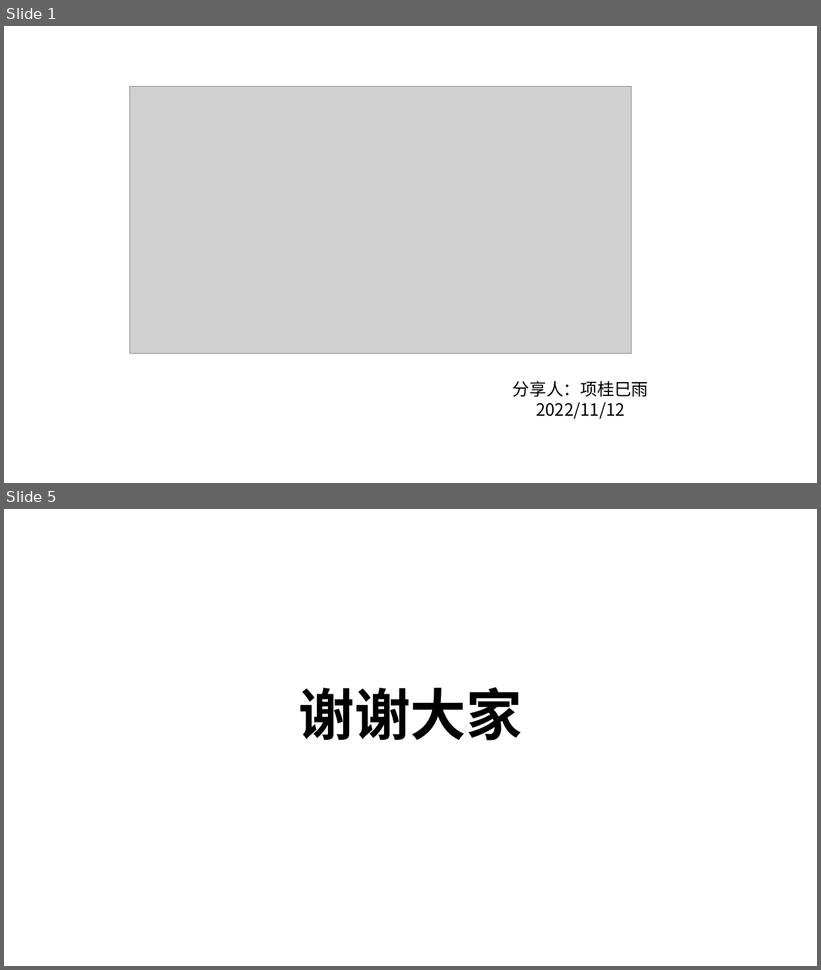
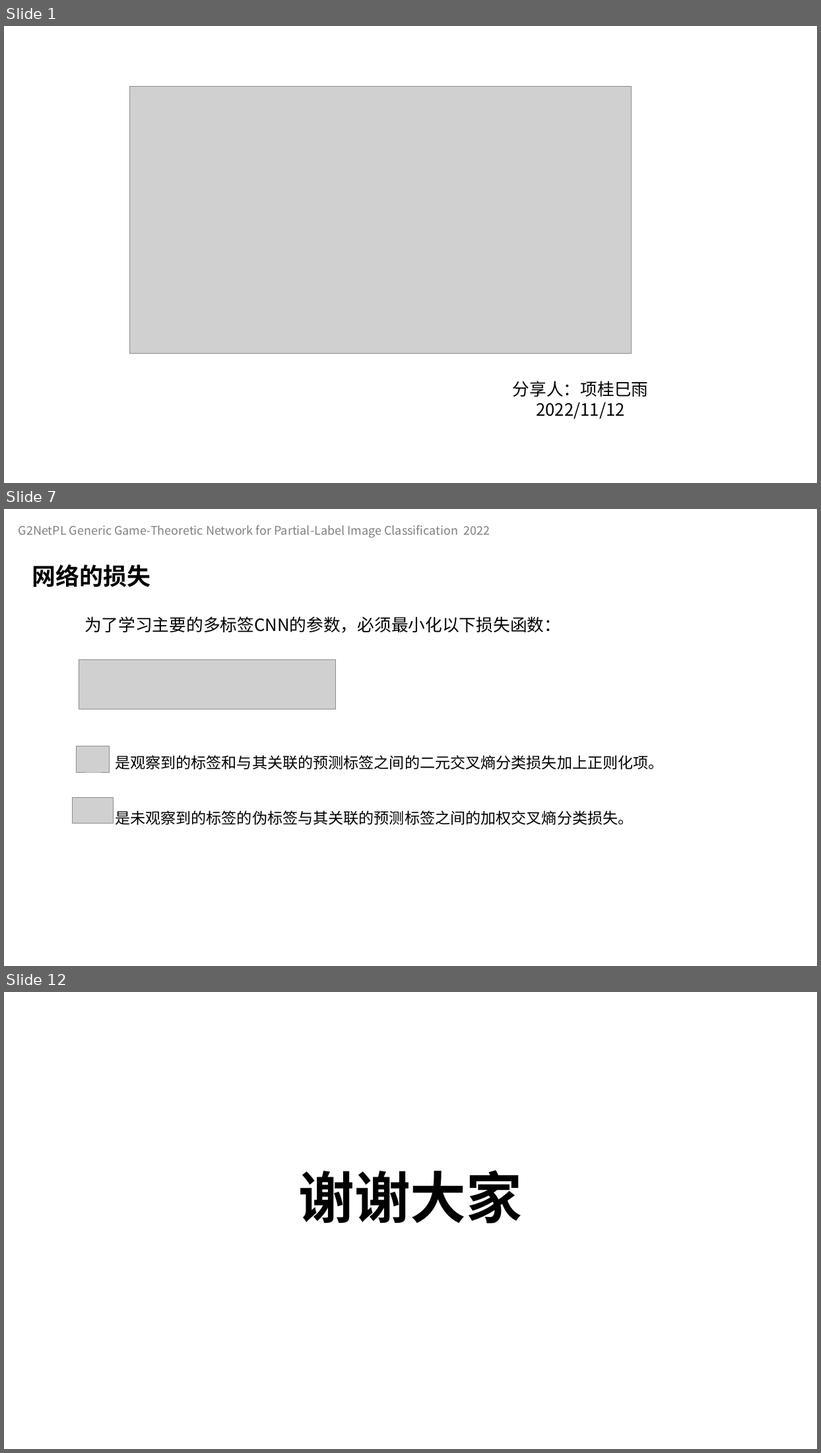
Before and after one commit to celeste-lingshi/Celeste, a slide deck: 汇报/11.12组会 项桂巳雨.pptx. Shown one above the other, each under a label of ours: slides 1 and 5 before the commit, slides 1, 7 and 12 after it; the slides between them are not shown. The pictures are 821x970 and 821x1453 pixels, drawn with LibreOffice and Linux fonts; fonts in the diff are those of the drawing; grey boxes stand for pictures. Boxes give left, top, right and bottom in pixels: in the first picture for what was removed or moved away, otherwise in the second. Text is boxed around its words. In the diff, an @@ line names an element or a change of style, - is before the commit and + after.

```diff
--- a/汇报/11.12组会 项桂巳雨.pptx
+++ b/汇报/11.12组会 项桂巳雨.pptx
@@ slide 7 added at (4,509,817,966), background #FFFFFF @@
@@ text added at (19,525,490,538), 14 pt, text #808080 @@
+G2NetPL Generic Game-Theoretic Network for Partial-Label Image Classification 2022
@@ text added at (32,564,151,588), 28 pt, text #000000, bold @@
+网络的损失
@@ text added at (85,617,561,633), 20 pt, text #000000 @@
+为了学习主要的多标签CNN的参数，必须最小化以下损失函数：
@@ picture added at (79,659,336,709) @@
@@ picture added at (76,747,109,772) @@
@@ text added at (115,755,664,825), 18 pt, text #000000 @@
+是观察到的标签和与其关联的预测标签之间的二元交叉熵分类损失加上正则化项。
+是未观察到的标签的伪标签与其关联的预测标签之间的加权交叉熵分类损失。
@@ picture added at (73,798,113,824) @@
@@ what was slide 5 is now slide 12 @@
```
Also in this commit, not shown: 3 slides changed, 6 other slides added, 2 other files.
